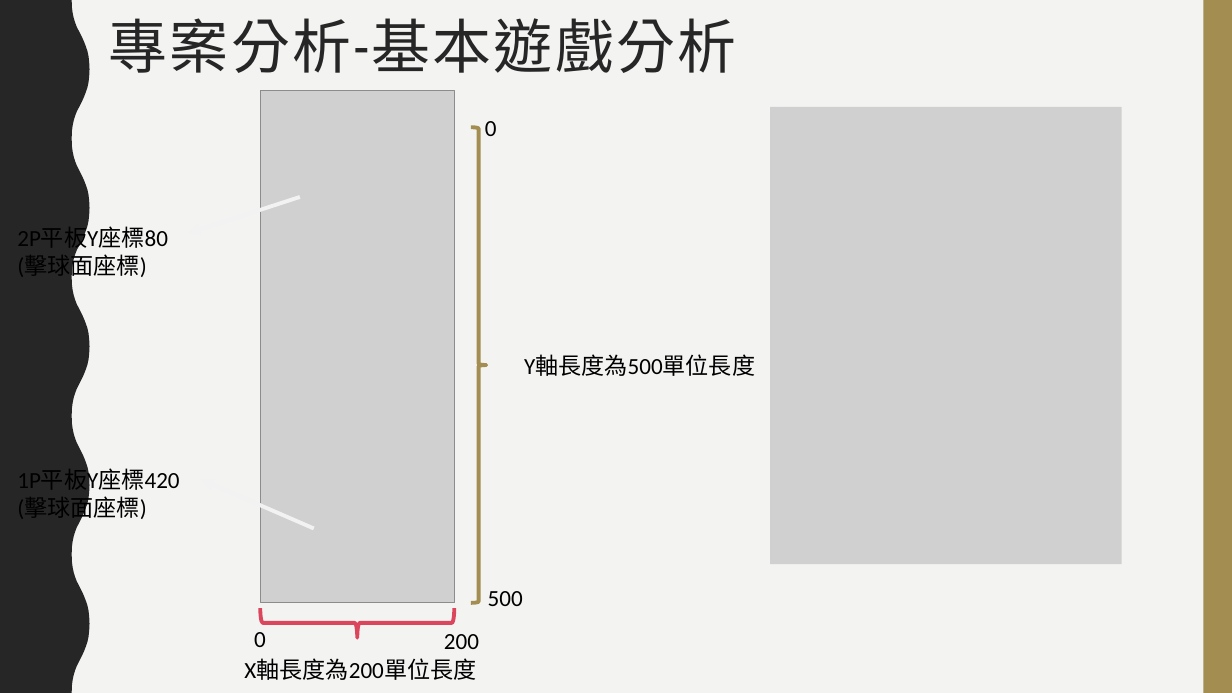
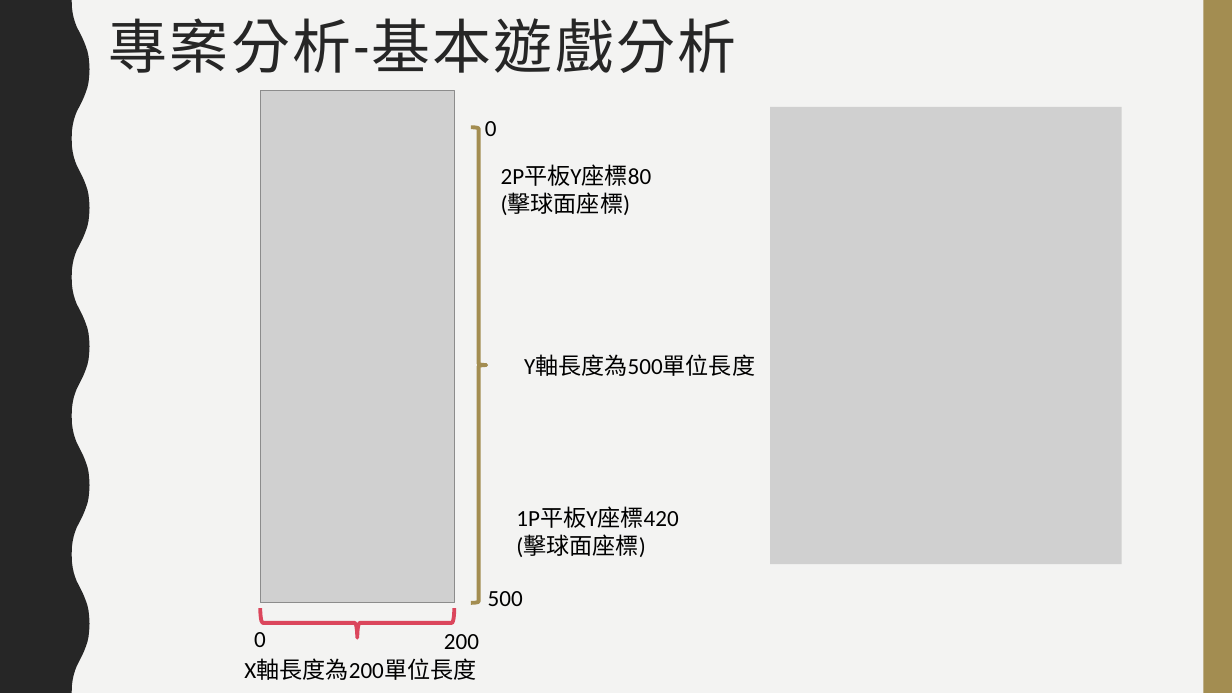
Before and after one commit to choutengfeng/0652074, a slide deck: slide 4 of 專案管理.pptx. Drawn at 1232x693 pixels with LibreOffice and Linux fonts; fonts in the diff are those of the drawing; grey boxes stand for pictures. Boxes give left, top, right and bottom in pixels: in the first picture for what was removed or moved away, otherwise in the second. Text is boxed around its words. In the diff, an @@ line names an element or a change of style, - is before the commit and + after.

```diff
--- a/專案管理.pptx
+++ b/專案管理.pptx
@@ text "2P平板Y座標80": place and size @@
-text "2P平板Y座標80" at <box>17,227,168,280</box>
+text "2P平板Y座標80" at <box>501,165,652,215</box>
@@ arrow removed from (300, 197) to (189, 234) @@
@@ arrow removed from (314, 529) to (202, 480) @@
@@ text "1P平板Y座標420" rewrapped from <box>17,469,179,523</box> to <box>516,507,678,557</box> @@
```
Also in this commit, not shown: 3 other slides changed.
